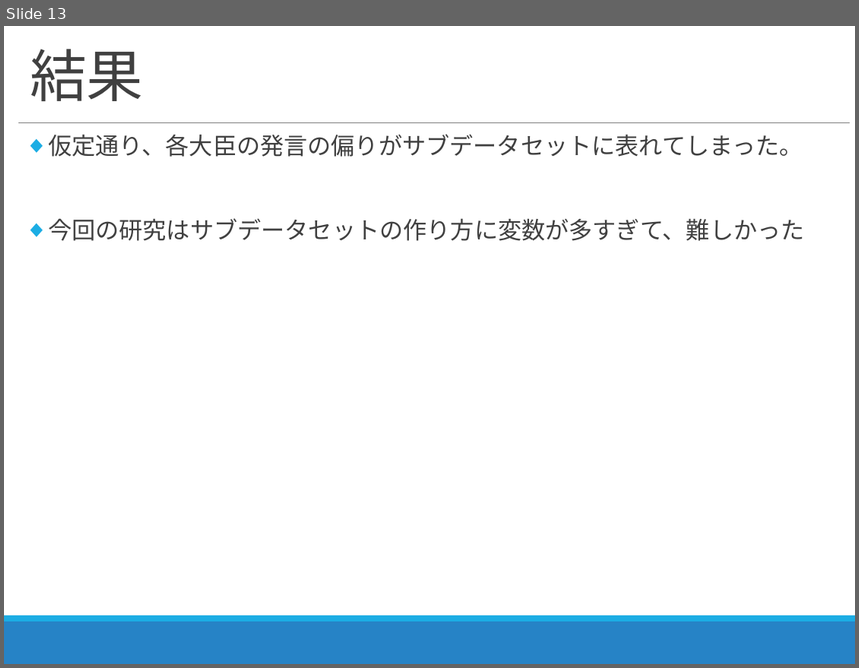
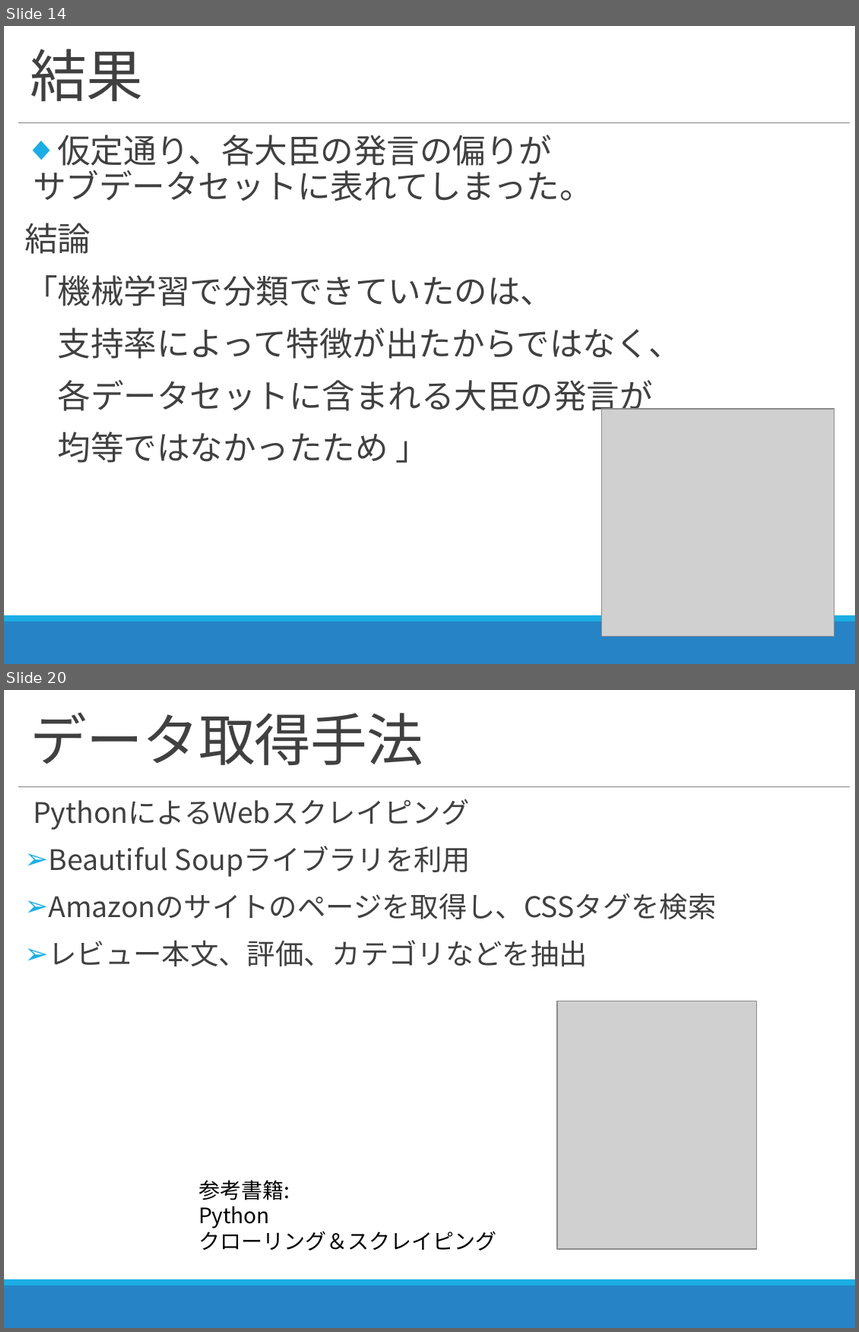
Before and after one commit to zerebom/amazon_sclapiing, a slide deck: 2018_11_07_進捗報告.pptx. Shown one above the other, each under a label of ours: slide 13 before the commit, slides 14 and 20 after it; the slides between them are not shown. The pictures are 859x668 and 859x1332 pixels, drawn with LibreOffice and Linux fonts; fonts in the diff are those of the drawing; grey boxes stand for pictures. Boxes give left, top, right and bottom in pixels: in the first picture for what was removed or moved away, otherwise in the second. Text is boxed around its words. In the diff, an @@ line names an element or a change of style, - is before the commit and + after.

```diff
--- a/2018_11_07_進捗報告.pptx
+++ b/2018_11_07_進捗報告.pptx
@@ slide 20 added at <box>4,690,855,1328</box>, background #FFFFFF; not listed: 3 template elements that a slide beside it also shows @@
@@ title added at <box>30,712,424,765</box>, 48 pt, text #404040 @@
+データ取得手法
@@ text added at <box>33,799,716,967</box>, 24 pt, text #404040 @@
+  PythonによるWebスクレイピング
+➢ Beautiful Soupライブラリを利用
+➢ Amazonのサイトのページを取得し、CSSタグを検索
+➢ レビュー本文、評価、カテゴリなどを抽出
@@ picture added at <box>557,1002,756,1249</box> @@
@@ text added at <box>199,1180,496,1251</box>, 18 pt, text #000000 @@
+参考書籍:
+Python
+クローリング＆スクレイピング
@@ what was slide 13 is now slide 14 @@
@@ slide 14 changed as well @@
@@ text at <box>25,135,683,463</box>: text changed; size 20 to 28 pt @@
-◆ 仮定通り、各大臣の発言の偏りがサブデータセットに表れてしまった。
-◆ 今回の研究はサブデータセットの作り方に変数が多すぎて、難しかった
+◆ 仮定通り、各大臣の発言の偏りが
+  サブデータセットに表れてしまった。
+結論
+「機械学習で分類できていたのは、
+支持率によって特徴が出たからではなく、
+各データセットに含まれる大臣の発言が
+均等ではなかったため 」
@@ picture added at <box>601,409,834,637</box> @@
```
Also in this commit, not shown: 9 other slides changed, 7 other slides added, 24 other files.
